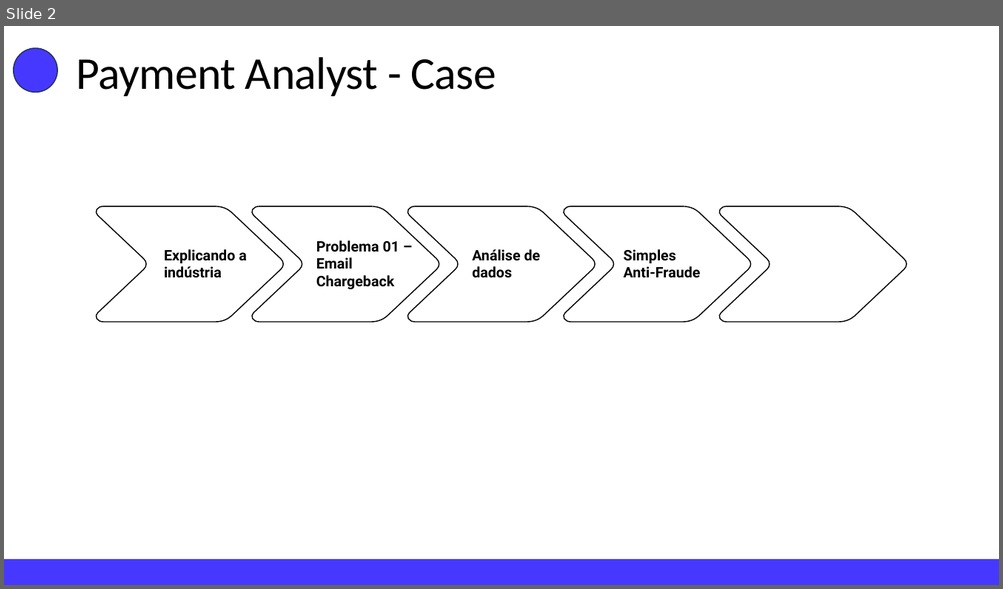
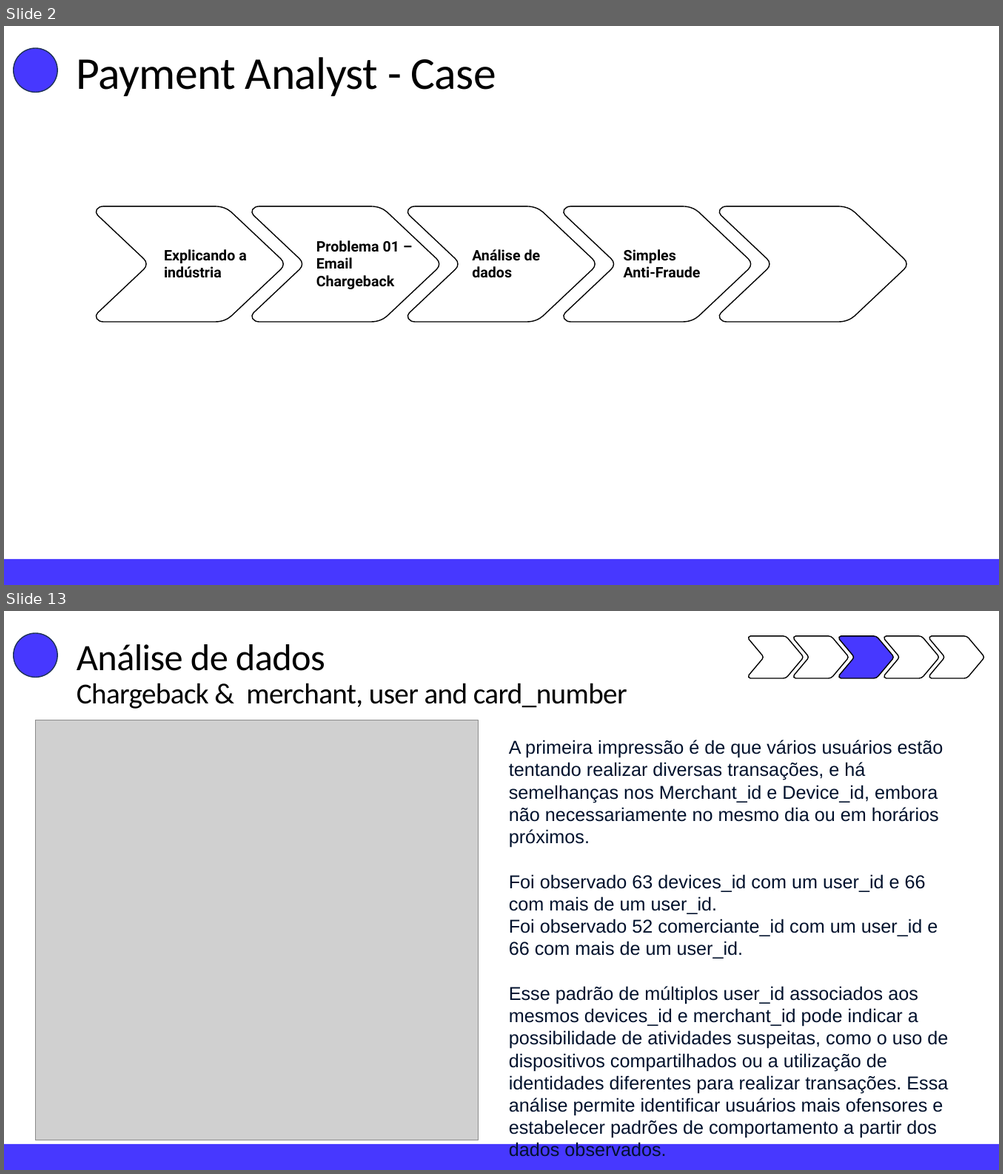
Before and after one commit to andreggalvao/CloudWalk-test, a slide deck: PPT-Teste.pptx. Shown one above the other, each under a label of ours: slide 2 before the commit, slides 2 and 13 after it; the slides between them are not shown. The pictures are 1003x589 and 1003x1174 pixels, drawn with LibreOffice and Linux fonts; fonts in the diff are those of the drawing; grey boxes stand for pictures. Boxes give left, top, right and bottom in pixels: in the first picture for what was removed or moved away, otherwise in the second. Text is boxed around its words. In the diff, an @@ line names an element or a change of style, - is before the commit and + after.

```diff
--- a/PPT-Teste.pptx
+++ b/PPT-Teste.pptx
@@ slide 13 added at (x1=4, y1=611, x2=999, y2=1170), background #FFFFFF @@
@@ ellipse added at (x1=14, y1=633, x2=58, y2=678), fill #4738FF, outline #1E3256 1 pt @@
@@ text added at (x1=77, y1=644, x2=325, y2=671), 36 pt, text #000000 @@
+Análise de dados
@@ freeform shape added at (x1=748, y1=636, x2=802, y2=679), outline #000000 1 pt @@
@@ freeform shape added at (x1=794, y1=636, x2=848, y2=679), outline #000000 1 pt @@
@@ freeform shape added at (x1=839, y1=636, x2=893, y2=679), fill #4738FF, outline #000000 1 pt @@
@@ freeform shape added at (x1=884, y1=636, x2=938, y2=679), fill #FFFFFF, outline #000000 1 pt @@
@@ freeform shape added at (x1=929, y1=636, x2=984, y2=679), fill #FFFFFF, outline #000000 1 pt @@
@@ text added at (x1=77, y1=683, x2=627, y2=709), 28 pt, text #000000 @@
+Chargeback & merchant, user and card_number
@@ picture added at (x1=35, y1=720, x2=478, y2=1141) @@
@@ text added at (x1=509, y1=740, x2=948, y2=1157), 18 pt, text #00112C @@
+A primeira impressão é de que vários usuários estão tentando realizar diversas transações, e há semelhanças nos Merchant_id e Device_id, embora não necessariamente no mesmo dia ou em horários próximos.
+Foi observado 63 devices_id com um user_id e 66 com mais de um user_id.
+Foi observado 52 comerciante_id com um user_id e 66 com mais de um user_id.
+Esse padrão de múltiplos user_id associados aos mesmos devices_id e merchant_id pode indicar a possibilidade de atividades suspeitas, como o uso de dispositivos compartilhados ou a utilização de identidades diferentes para realizar transações. Essa análise permite identificar usuários mais ofensores e estabelecer padrões de comportamento a partir dos dados observados.
@@ rectangle added at (x1=4, y1=1145, x2=999, y2=1170), fill #4738FF @@
```
Also in this commit, not shown: 2 slides changed, 19 other slides added, 4 slides removed, 2 other files.
